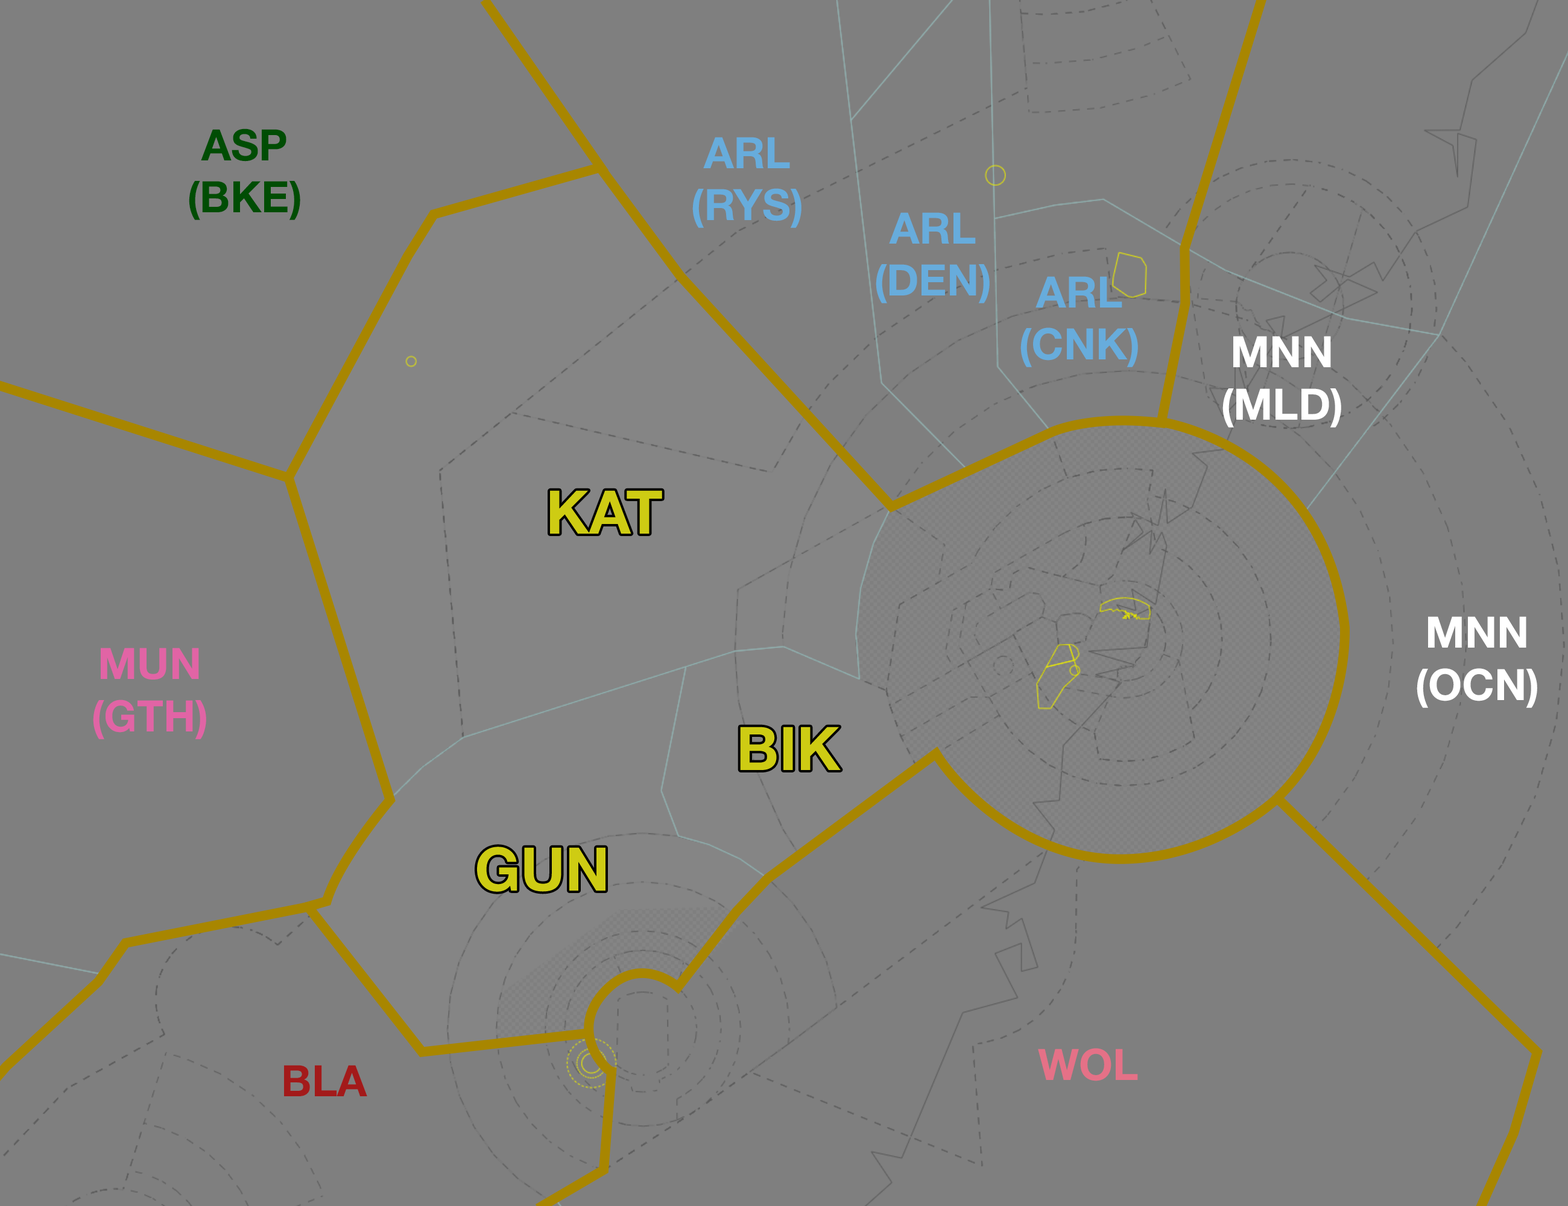
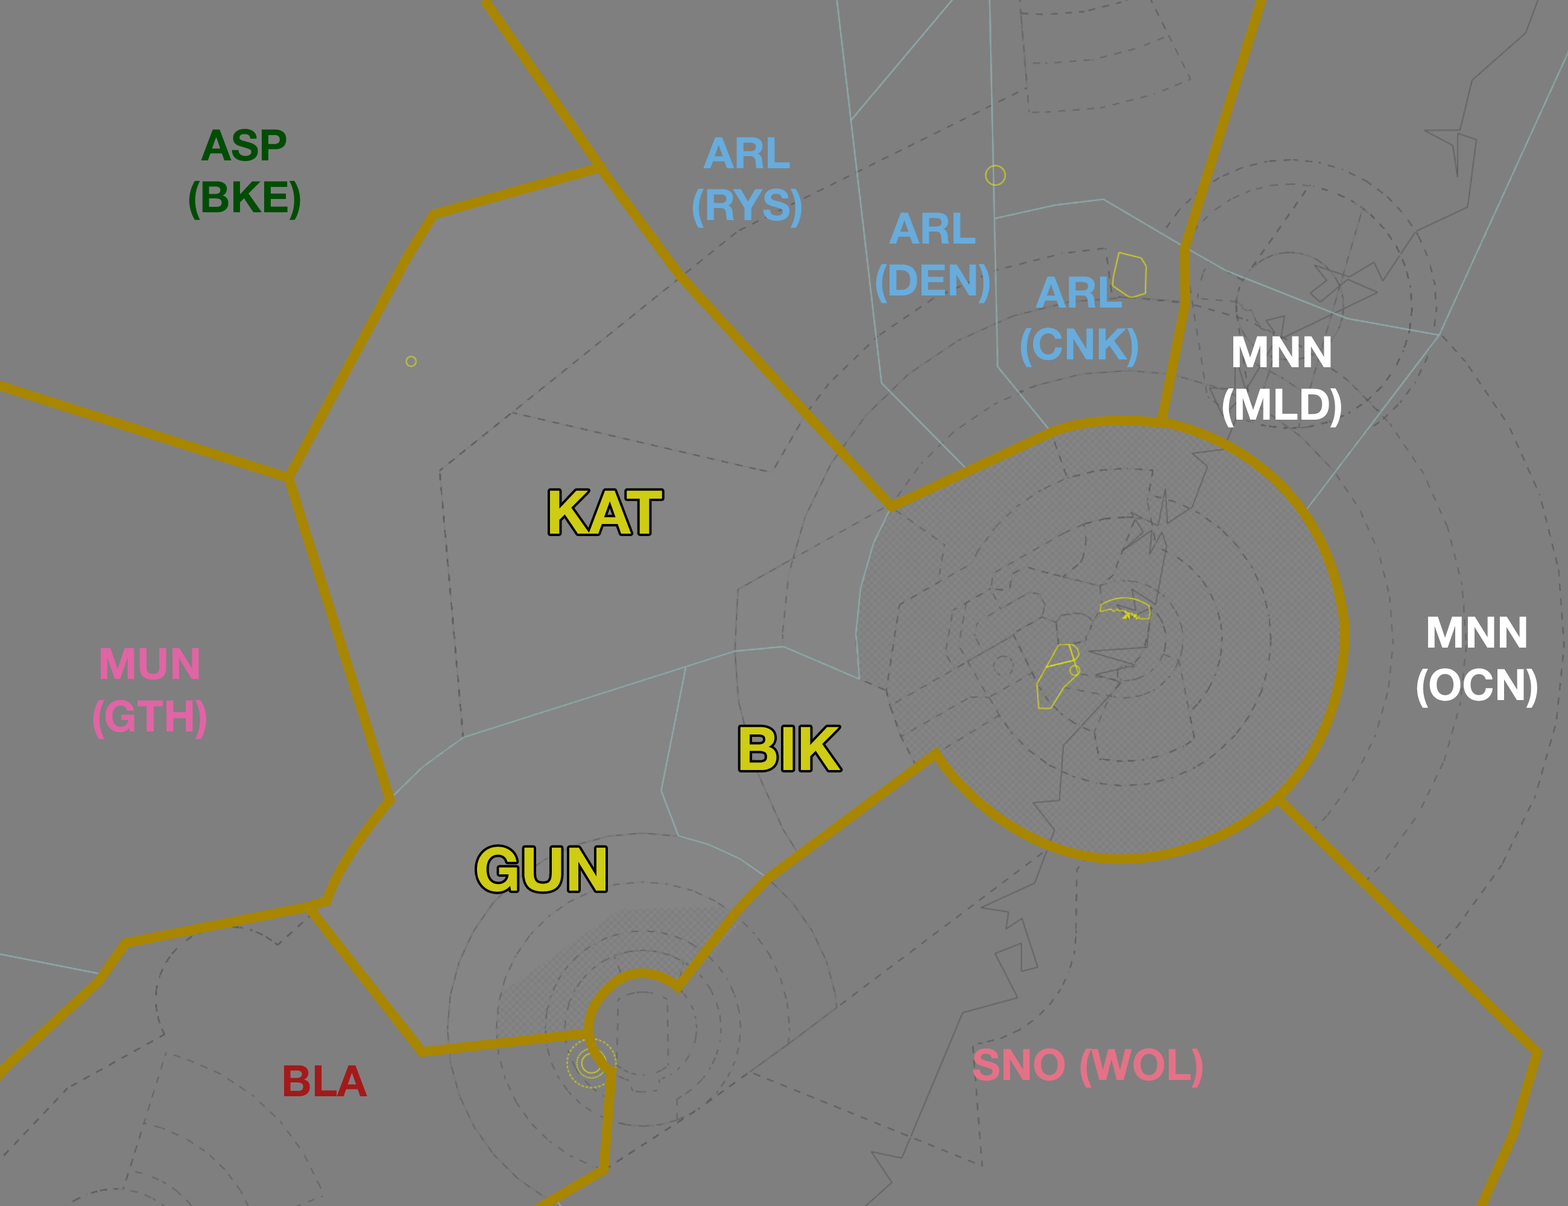
Comparing the layer stacks of the two 1568 x 1206 images. Changes:
renamed "WOL" to "SNO (WOL)", painted on it over (x1=972, y1=1048, x2=1203, y2=1088)